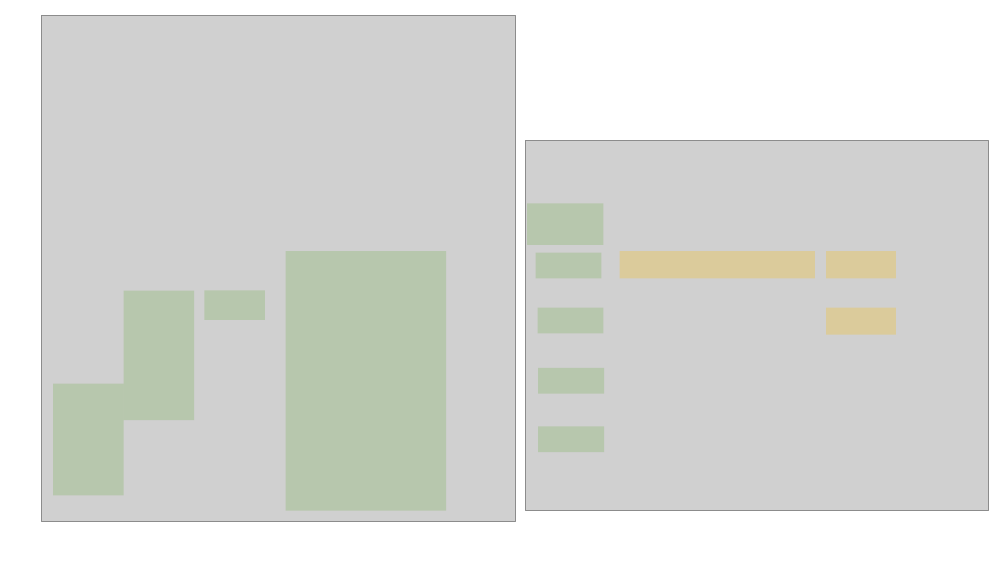
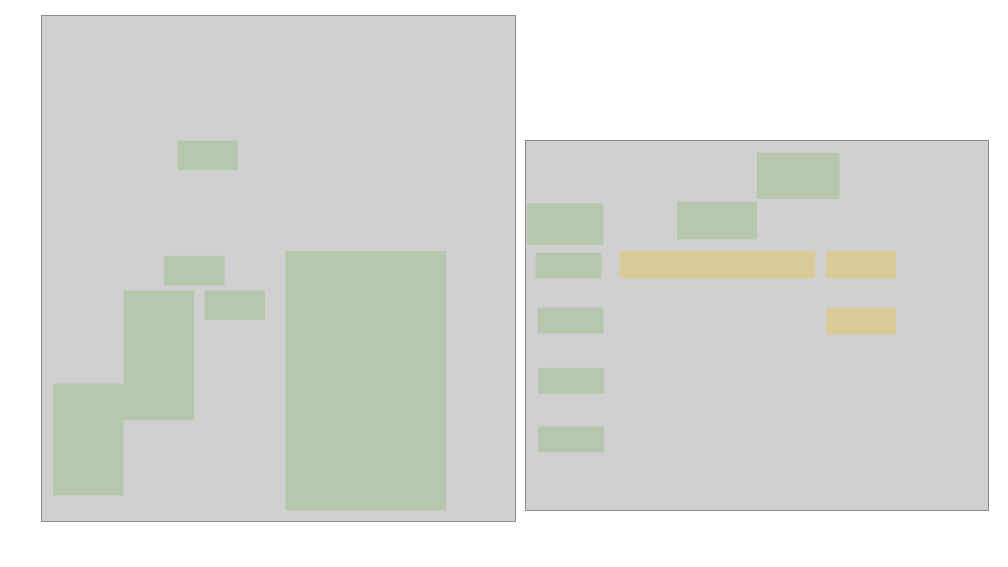
Before and after one commit to p2o-lab/MTPPy, a slide deck: slide 1 of res/roadmap/roadmap.pptx. Drawn at 1008x567 pixels with LibreOffice and Linux fonts; fonts in the diff are those of the drawing; grey boxes stand for pictures. Boxes give left, top, right and bottom in pixels: in the first picture for what was removed or moved away, otherwise in the second. Text is boxed around its words. In the diff, an @@ line names an element or a change of style, - is before the commit and + after.

```diff
--- a/res/roadmap/roadmap.pptx
+++ b/res/roadmap/roadmap.pptx
@@ rectangle added at bbox=[178, 141, 238, 170], fill #70AD47 at 25% opacity @@
@@ rectangle added at bbox=[757, 153, 840, 199], fill #70AD47 at 25% opacity @@
@@ rectangle added at bbox=[678, 202, 757, 240], fill #70AD47 at 25% opacity @@
@@ rectangle added at bbox=[164, 256, 225, 285], fill #70AD47 at 25% opacity @@
```
Also in this commit, not shown: 10 other files.
